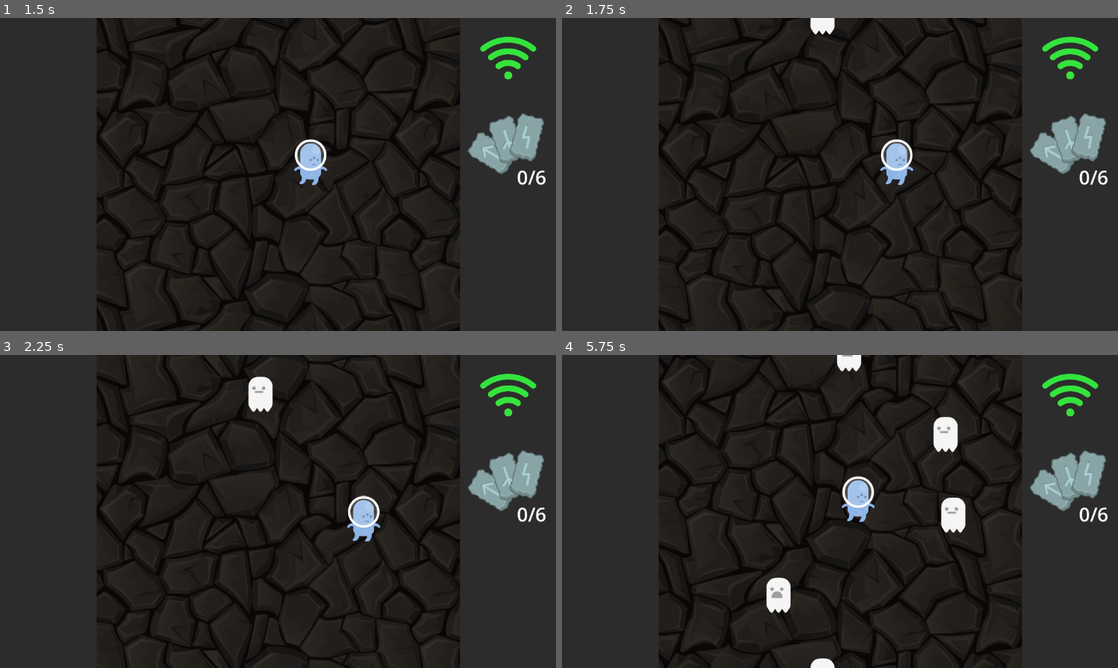
Above: before the commit, frames 1-4 (two rows, left to right).
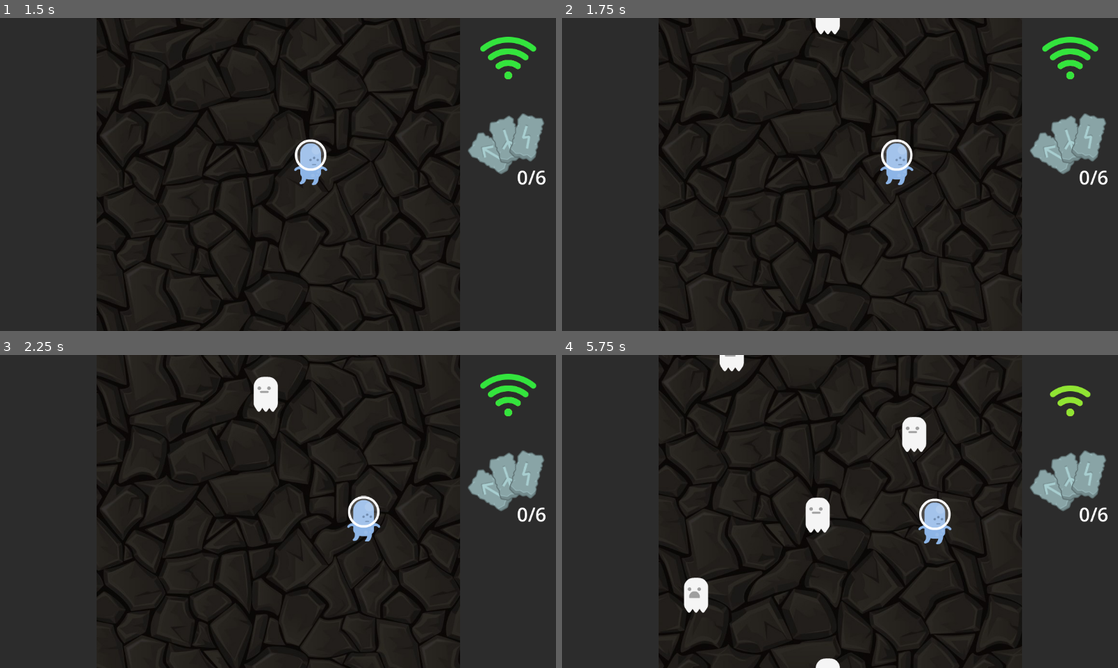
Above: after the commit, the same moments.

Repository: ManuelOteroFernandez/LudumDate55
Game: Godot game, scene res://Menus/Main.tscn
The game is run twice, just before and just after one commit, with the same random seed, the same clock (stepped at 60 frames per second) and the same inputs.
Inputs (mouse positions are in pixels of both pictures, inside the frame that each line leads up to):
- Up to frame 1 (1.5 s): click (278, 193) at 0.5 s; hold Right (ui_right) from 1.28 s (still down)
- Up to frame 2 (1.75 s): keep holding Right (ui_right)
- Up to frame 3 (2.25 s): release Right (ui_right) at 2.03 s; hold Down (ui_down) from 2.03 s (still down)
- Up to frame 4 (5.75 s): release Down (ui_down) at 2.78 s; hold Right (ui_right) 2.78-3.53 s; hold Up (ui_up) 3.53-4.28 s; hold Left (ui_left) from 4.28 s (still down)

Frame 1 is identical in both runs. In frame 2, 0.1% of the frame differs, in the area x 44-50%, y 0-6%; in frame 3, 0.3%; in frame 4, 4.8%, in the area x 21-97%, y 0-100%.

Commit message:
When no play arrow minigame take damage

Diff:
--- a/ArrowMinigame/ArrawMinigame.gd
+++ b/ArrowMinigame/ArrawMinigame.gd
@@ -39,6 +39,20 @@
 	numGenerated+=1
 	if numToGenerate <= numGenerated:
 		$Timer.stop()
+	else:
+		var node = $Timer.spawn()
+		if node and node.is_in_group("arrow"):
+			node.connect("tree_exiting",_on_arrow_tree_exiting)
+
+func _on_arrow_tree_exiting():
+	if _is_active:
+		$Timer.stop()
+		var nodes = get_tree().get_nodes_in_group("arrow")
+		for node in nodes:
+			node.visible = false
+
+		deactivate()
+		player.receive_damage(Vector2(0,0))
 
 func _on_player_arrow_just_pressed(value:int):
 	var validZone:Vector2 = $ValidationZone.get_valid_postion()
--- a/ArrowMinigame/ArrawMinigame.tscn
+++ b/ArrowMinigame/ArrawMinigame.tscn
@@ -26,7 +26,7 @@
 offset_bottom = 35.0
 grow_horizontal = 2
 grow_vertical = 2
-color = Color(0.329412, 0.0392157, 0.113725, 0.364706)
+color = Color(0.054902, 0.176471, 0.00784314, 0.615686)
 
 [node name="ColorRect" type="ColorRect" parent="."]
 layout_mode = 1
@@ -60,4 +60,3 @@
 limits = Vector2(300, 581)
 
 [connection signal="timeout" from="Timer" to="." method="on_spawn"]
-[connection signal="timeout" from="Timer" to="Timer" method="_on_timer_timeout"]
--- a/Generacion.gd
+++ b/Generacion.gd
@@ -28,6 +28,9 @@
 		$Timer.call_deferred("start")
 
 func _on_timer_timeout():
+	spawn()
+
+func spawn():
 	if (not sceneToSpawnList.is_empty()):
 		var sceneToSpawn = sceneToSpawnList.pick_random()
 		var nodeToSpawn = sceneToSpawn.instantiate()
@@ -36,3 +39,5 @@
 		else:
 			nodeToSpawn.position = Vector2(randf_range(limitX.x,limitX.y), -30)
 		add_child(nodeToSpawn)
+
+		return nodeToSpawn
